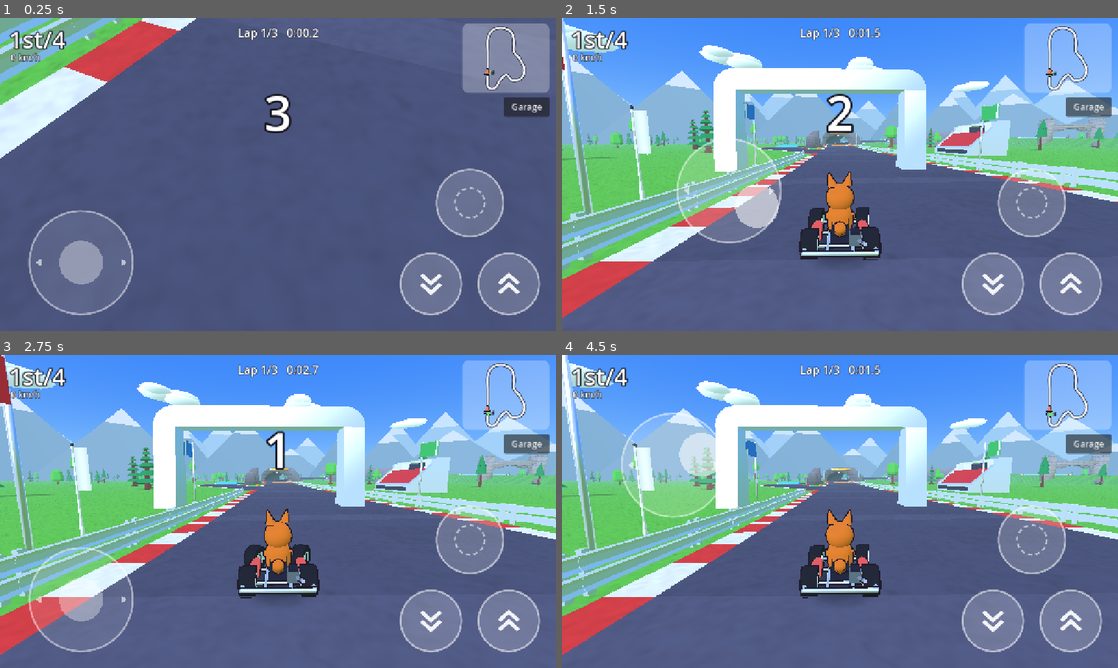
Above: before the commit, frames 1-4 (two rows, left to right).
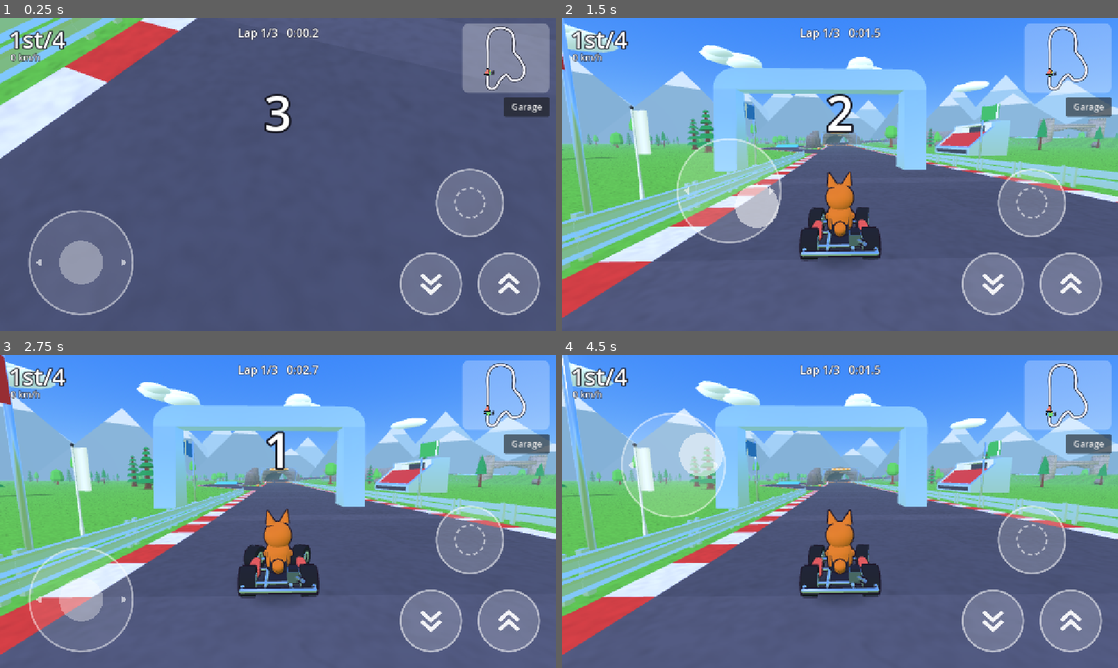
Above: after the commit, the same moments.

Repository: lukechn99/games
Game: Godot game, scene res://scenes/main.tscn
Same seed, same stepped clock (60 frames per second), same inputs: the game is played once before the commit and once after it.
Inputs (mouse positions are in pixels of both pictures, inside the frame that each line leads up to):
- Up to frame 1 (0.25 s): no input
- Up to frame 2 (1.5 s): tap Enter at 0.5 s; move the mouse to (962, 158) at 0.52 s; hold D (steer_right) 0.53-1.25 s; hold W (gas) 0.53-1.25 s; click (962, 158) at 0.67 s; tap Space at 0.77 s; tap E (item) at 0.8 s; drag from (728, 190) to (812, 237) at 1.27 s
- Up to frame 3 (2.75 s): move the mouse to (333, 442) at 2.02 s; hold D (steer_right) from 2.03 s (still down); hold Shift (drift) from 2.03 s (still down); tap E (item) at 2.3 s
- Up to frame 4 (4.5 s): release D (steer_right) at 2.75 s; release Shift (drift) at 2.75 s; drag from (812, 574) to (673, 464) at 2.77 s; move the mouse to (1006, 558) at 3.52 s; hold A (steer_left) 3.53-4.25 s; tap E (item) at 3.6 s; tap Space at 3.77 s; drag from (673, 464) to (756, 433) at 4.27 s

The runs differ from the first frame. In frame 1, 0.5% of the frame differs, in the area x 0-36%, y 0-46%; in frame 2, 12%; in frame 3, 12%; in frame 4, 12%, in the area x 0-100%, y 0-96%.

Commit message:
Racing: graphics quality levels starting on High; pedal layout for tilt
- High: 4x anti-aliasing, glow, surface relief (normal maps generated
  from the detail textures), clear-coat paint, chrome-like metal that
  reflects the sky, warm sun; Medium and Low step these down. The race
  drops a level by itself if it runs under 45 fps; garage toggle too.
- Tunnel lamps light the tunnel; water reflects the sky at low angles.
- Steering by tilt: gas bottom-right, brake bottom-left, item above gas.

Co-Authored-By: Claude Opus 5.5 <noreply@anthropic.com>
Claude-Session: https://claude.ai/code/session_01KfLUHNsrhXFzoqocSTpJTD

Diff:
--- a/racing/scripts/input/controls.gd
+++ b/racing/scripts/input/controls.gd
@@ -13,9 +13,13 @@
 var tilt_full_lock := TILT_FULL_LOCK
 var tilt_trim := 0.0          # degrees, for people who hold their phone slightly tilted
 var shake_level := 1.0        # 1 full, 0.5 gentle, 0 off
-## Real-time sun shadows (design doc 9.4). On for computers; phones start
-## without them and can switch them on. Every kart has a blob shadow anyway.
-var shadows := true
+## Graphics quality (design doc 9.1). Everyone starts on High; if the frame
+## rate drops, the race steps down a level by itself (main.gd).
+enum Quality { LOW, MEDIUM, HIGH }
+var quality := Quality.HIGH
+## Real-time sun shadows, only on High. Off until they look right in the
+## browser renderer (they brightened the scene); ?shadows=on to try them.
+var shadows := false
 
 signal quality_changed
 
@@ -37,18 +41,21 @@
 		var query := str(JavaScriptBridge.eval("location.search", true))
 		if query.contains("shake=off"):
 			shake_level = 0.0
-	shadows = false  # TODO: on for computers once checked on real GPUs
 	if OS.has_feature("web"):
 		var q := str(JavaScriptBridge.eval("location.search", true))
-		if q.contains("shadows=on"):
-			shadows = true
-		elif q.contains("shadows=off"):
-			shadows = false
+		shadows = q.contains("shadows=on")
+		for name in ["low", "medium", "high"]:
+			if q.contains("quality=" + name):
+				quality = ["low", "medium", "high"].find(name) as Quality
 
 
-func set_shadows(on: bool) -> void:
-	shadows = on
+func set_quality(q: Quality) -> void:
+	quality = q
 	quality_changed.emit()
+
+
+func quality_name() -> String:
+	return ["Low", "Medium", "High"][quality]
 
 
 func _add_action(name: String, keys: Array, buttons: Array = [], axis: Array = []) -> void:
--- a/racing/scripts/main.gd
+++ b/racing/scripts/main.gd
@@ -20,6 +20,7 @@
 var _racing := false
 var _finish_order: Array[Kart] = []
 var sun: DirectionalLight3D
+var _env: Environment
 var _fps_time := 0.0          # seconds of racing measured so far
 var _fps_frames := 0
 
@@ -123,7 +124,15 @@
 	env.sky = sky
 	env.ambient_light_source = Environment.AMBIENT_SOURCE_SKY
 	env.ambient_light_energy = 0.45
+	env.reflected_light_source = Environment.REFLECTION_SOURCE_SKY  # metal and water reflect the sky
 	env.tonemap_mode = Environment.TONE_MAPPER_LINEAR
+	# A soft glow around the brightest things: lamps, glints, boost flames.
+	env.glow_intensity = 0.6
+	env.glow_strength = 0.9
+	env.glow_bloom = 0.0
+	env.glow_hdr_threshold = 0.95
+	env.glow_blend_mode = Environment.GLOW_BLEND_MODE_SOFTLIGHT
+	_env = env
 	env.fog_enabled = true
 	env.fog_light_color = Color(0.62, 0.84, 1.0)  # the horizon colour, so distance fades into sky
 	env.fog_density = 0.0009
@@ -134,6 +143,8 @@
 	sun = DirectionalLight3D.new()
 	sun.rotation_degrees = Vector3(-52, -35, 0)
 	sun.light_energy = 0.8
+	sun.light_color = Color(1.0, 0.97, 0.9)   # a touch warm, against the cool sky light
+	sun.light_specular = 1.0
 	# Real shadows only near the camera, so they stay cheap (design doc 9.4).
 	sun.directional_shadow_mode = DirectionalLight3D.SHADOW_ORTHOGONAL
 	sun.directional_shadow_max_distance = 45.0
@@ -146,23 +157,36 @@
 	Controls.quality_changed.connect(_apply_quality)
 
 
+## Graphics levels (design doc 9.1). High: 4x anti-aliasing, glow, surface
+## relief, clear-coat paint (and sun shadows with ?shadows=on). Medium: 2x
+## anti-aliasing, glow and relief. Low: none of those, and the 3D view drawn
+## at 75% resolution.
 func _apply_quality() -> void:
-	sun.shadow_enabled = Controls.shadows
+	var q := Controls.quality
+	var vp := get_viewport()
+	vp.msaa_3d = [Viewport.MSAA_DISABLED, Viewport.MSAA_2X, Viewport.MSAA_4X][q]
+	vp.scaling_3d_scale = 0.75 if q == Controls.Quality.LOW else 1.0
+	_env.glow_enabled = q >= Controls.Quality.MEDIUM
+	sun.shadow_enabled = Controls.shadows and q == Controls.Quality.HIGH
+	Palette.apply_quality(q >= Controls.Quality.MEDIUM)
 	_fps_time = 0.0
 	_fps_frames = 0
 
 
-## If a phone can't keep up with shadows, turn them off once, early in the
-## race, and say so. Players can turn them back on in the garage.
+## Start on the best graphics and step down if the device can't keep up:
+## each 6 seconds of racing below 45 frames a second drops one level.
 func _watch_frame_rate(delta: float) -> void:
-	if not Controls.shadows or _fps_time > 8.0:
+	if Controls.quality == Controls.Quality.LOW:
 		return
 	_fps_time += delta
 	_fps_frames += 1
-	if _fps_time > 8.0 and _fps_frames / _fps_time < 40.0:
-		Controls.set_shadows(false)
-		_fps_time = 99.0
-		hud.flash("Shadows off for smoother play", 2.0)
+	if _fps_time >= 6.0:
+		var fps := _fps_frames / _fps_time
+		_fps_time = 0.0
+		_fps_frames = 0
+		if fps < 45.0:
+			Controls.set_quality((Controls.quality - 1) as Controls.Quality)
+			hud.flash("Graphics: %s, for smoother play" % Controls.quality_name(), 2.0)
 
 
 static var _blob: StandardMaterial3D
--- a/racing/scripts/track/palette.gd
+++ b/racing/scripts/track/palette.gd
@@ -47,6 +47,28 @@
 const TEX_DIR := "res://assets/textures/"
 
 static var _cache := {}
+static var _detailed: Array[StandardMaterial3D] = []   # materials with normal maps
+static var _shiny: Array[StandardMaterial3D] = []      # paint and metal
+
+
+## Turn surface relief (normal maps) and clear-coat shine on or off for
+## every material, when the graphics quality changes.
+static func apply_quality(high: bool) -> void:
+	for m in _detailed:
+		m.normal_enabled = high
+	for m in _shiny:
+		m.clearcoat_enabled = high and m.get_meta("paint", false)
+
+
+## Give a textured material the matching normal map (assets/textures/*_n.png).
+static func add_relief(m: StandardMaterial3D, tex: String, strength := 1.0) -> void:
+	var path := TEX_DIR + tex + "_n.png"
+	if not ResourceLoader.exists(path):
+		return
+	m.normal_texture = load(path)
+	m.normal_scale = strength
+	m.normal_enabled = Controls.quality >= Controls.Quality.MEDIUM
+	_detailed.append(m)
 
 
 ## A flat cartoon-shaded material. `vertex_colors` uses per-vertex colours
@@ -72,22 +94,31 @@
 			m.uv1_world_triplanar = true
 			m.uv1_scale = Vector3.ONE / tile_m
 			m.uv1_triplanar_sharpness = 4.0
+		add_relief(m, tex)
 	match finish:
 		Finish.METAL:
-			m.metallic = 0.45
+			# Chrome-like: mostly reflects the sky, with a sharp sun highlight.
+			m.metallic = 0.85
 			m.metallic_specular = 1.0
-			m.roughness = 0.22
-			m.specular_mode = BaseMaterial3D.SPECULAR_TOON
+			m.roughness = 0.18
+			m.specular_mode = BaseMaterial3D.SPECULAR_SCHLICK_GGX
 			m.rim_enabled = true
-			m.rim = 0.35
-			m.rim_tint = 0.2
+			m.rim = 0.3
+			m.rim_tint = 0.3
+			_shiny.append(m)
 		Finish.PAINT:
+			# Glossy paint with a clear coat that catches the sun.
 			m.metallic_specular = 0.6
-			m.roughness = 0.38
-			m.specular_mode = BaseMaterial3D.SPECULAR_TOON
+			m.roughness = 0.35
+			m.specular_mode = BaseMaterial3D.SPECULAR_SCHLICK_GGX
 			m.rim_enabled = true
 			m.rim = 0.2
 			m.rim_tint = 0.6
+			m.clearcoat = 0.6
+			m.clearcoat_roughness = 0.15
+			m.set_meta("paint", true)
+			m.clearcoat_enabled = Controls.quality == Controls.Quality.HIGH
+			_shiny.append(m)
 		_:
 			m.roughness = 1.0
 			m.specular_mode = BaseMaterial3D.SPECULAR_DISABLED
--- a/racing/scripts/track/set_pieces.gd
+++ b/racing/scripts/track/set_pieces.gd
@@ -308,12 +308,24 @@
 	while d < d1 - 2.0:
 		var f := t.road_frame(d)
 		_box(lamps, Transform3D(f.basis, f.origin + f.basis.y * (ri * 0.78 - 0.25)), Vector3(1.6, 0.18, 0.5), Color(1.0, 0.86, 0.55))
+		# Every other lamp really lights the tunnel (and karts driving through).
+		if int((d - d0) / 7.0) % 2 == 0:
+			var light := OmniLight3D.new()
+			light.light_color = Color(1.0, 0.8, 0.5)
+			light.light_energy = 1.6
+			light.omni_range = 11.0
+			light.omni_attenuation = 1.2
+			light.position = f.origin + f.basis.y * (ri * 0.78 - 1.0)
+			t.add_child(light)
 		d += 7.0
 	_commit(t, inner_st, _stone_mat(), true, "rock")
 	_commit(t, outer_st, _rock_mat())
 	var glow := StandardMaterial3D.new()
 	glow.vertex_color_use_as_albedo = true
 	glow.shading_mode = BaseMaterial3D.SHADING_MODE_UNSHADED
+	glow.emission_enabled = true
+	glow.emission = Color(1.0, 0.8, 0.45)
+	glow.emission_energy_multiplier = 1.5
 	_commit(t, lamps, glow)
 	# It's darker inside.
 	var mid := (d0 + d1) * 0.5
--- a/racing/scripts/track/track.gd
+++ b/racing/scripts/track/track.gd
@@ -177,6 +177,7 @@
 			m.uv1_triplanar_sharpness = 4.0
 		else:
 			m.uv1_scale = Vector3(uv, uv, 1.0)
+		Palette.add_relief(m, tex, 0.8)
 	return m
 
 
--- a/racing/scripts/ui/hud.gd
+++ b/racing/scripts/ui/hud.gd
@@ -158,6 +158,9 @@
 		Controls.auto_gas = not Controls.auto_gas
 		gas.text = "Auto gas: " + ("on" if Controls.auto_gas else "off")
 		touch._layout())
+	var gfx := _button(row2, "Graphics: " + Controls.quality_name())
+	gfx.pressed.connect(func(): Controls.set_quality(((Controls.quality + 2) % 3) as Controls.Quality))
+	Controls.quality_changed.connect(func(): gfx.text = "Graphics: " + Controls.quality_name())
 	var restart := _button(row2, "Restart race")
 	restart.pressed.connect(func():
 		_garage.visible = false
--- a/racing/scripts/ui/touch_controls.gd
+++ b/racing/scripts/ui/touch_controls.gd
@@ -5,6 +5,7 @@
 ##   wherever your thumb lands in the left part of the screen.
 ## - Right: two equal buttons, brake and gas, with icons instead of words.
 ## - Above them: the ability button, showing the held item's icon.
+## - Steering by tilt: gas bottom-right, brake bottom-left, item above gas.
 ## Handles several fingers at once and writes into Controls.touch.
 
 var buttons := {}            # "brake" | "gas" | "item" -> Rect2
@@ -32,9 +33,15 @@
 	var bottom := s.y - pad - _u
 	buttons.clear()
 	buttons["gas"] = Rect2(s.x - pad - _u, bottom, _u, _u)
-	buttons["brake"] = Rect2(s.x - pad * 2.0 - _u * 2.0, bottom, _u, _u)
-	var mid: float = ((buttons["gas"] as Rect2).get_center().x + (buttons["brake"] as Rect2).get_center().x) * 0.5
-	buttons["item"] = Rect2(mid - _u * 0.55, bottom - pad - _u * 1.1, _u * 1.1, _u * 1.1)
+	if _stick_enabled():
+		buttons["brake"] = Rect2(s.x - pad * 2.0 - _u * 2.0, bottom, _u, _u)
+		var mid: float = ((buttons["gas"] as Rect2).get_center().x + (buttons["brake"] as Rect2).get_center().x) * 0.5
+		buttons["item"] = Rect2(mid - _u * 0.55, bottom - pad - _u * 1.1, _u * 1.1, _u * 1.1)
+	else:
+		# Steering by tilt: no joystick, so it's like pedals. Gas in the
+		# bottom-right corner, brake in the bottom-left, the item above gas.
+		buttons["brake"] = Rect2(pad, bottom, _u, _u)
+		buttons["item"] = Rect2(s.x - pad - _u * 1.05, bottom - pad - _u * 1.1, _u * 1.1, _u * 1.1)
 	_stick_radius = _u * 0.85
 	_stick_home = Vector2(pad + _stick_radius + _u * 0.2, s.y - pad - _stick_radius)
 	if _stick_finger < 0:
--- a/racing/shaders/water.gdshader
+++ b/racing/shaders/water.gdshader
@@ -1,10 +1,11 @@
-// Lake water (design doc 9.4): slow waves, deep and shallow blues, and a
-// few sun glints that come and go.
+// Lake water (design doc 9.4): slow waves, deep and shallow blues, the sky
+// reflected more at low angles (fresnel), and sun glints that come and go.
 shader_type spatial;
-render_mode diffuse_toon, specular_toon;
+render_mode diffuse_toon, specular_schlick_ggx;
 
-uniform vec3 deep : source_color = vec3(0.1, 0.36, 0.66);
-uniform vec3 shallow : source_color = vec3(0.22, 0.56, 0.82);
+uniform vec3 deep : source_color = vec3(0.08, 0.32, 0.6);
+uniform vec3 shallow : source_color = vec3(0.2, 0.52, 0.8);
+uniform vec3 sky : source_color = vec3(0.62, 0.84, 1.0);
 
 varying vec3 world;
 
@@ -20,10 +21,16 @@
 
 void fragment() {
 	float w = wave(world.xz, TIME) + 0.5 * wave(world.zx * 1.9 + 3.0, TIME * 1.3);
-	ALBEDO = mix(deep, shallow, smoothstep(-1.0, 1.3, w));
-	// Glints only where two wave patterns crest together, so they're sparse.
+	vec3 col = mix(deep, shallow, smoothstep(-1.0, 1.3, w));
+	// Tilt the surface normal with the waves so highlights move.
+	vec3 n = normalize(vec3(cos(world.x * 0.55 + TIME * 1.3) * 0.12, 1.0, sin(world.z * 0.47 - TIME) * 0.12));
+	NORMAL = normalize((VIEW_MATRIX * vec4(n, 0.0)).xyz);
+	float fresnel = pow(1.0 - clamp(dot(NORMAL, VIEW), 0.0, 1.0), 4.0);
+	col = mix(col, sky, fresnel * 0.7);
 	float g = wave(world.xz * 2.3 + 11.0, TIME * 1.7) * wave(world.zx * 3.1 - 7.0, TIME * 2.1);
-	ALBEDO += vec3(smoothstep(0.82, 0.95, g)) * 0.5;
-	ROUGHNESS = 0.2;
-	SPECULAR = 0.6;
+	col += vec3(smoothstep(0.82, 0.95, g)) * 0.5;
+	ALBEDO = col;
+	ROUGHNESS = 0.08;
+	SPECULAR = 0.9;
+	METALLIC = 0.0;
 }
Binary file added: racing/assets/textures/asphalt_n.png
Binary file added: racing/assets/textures/dirt_n.png
Binary file added: racing/assets/textures/grass_n.png
Binary file added: racing/assets/textures/ice_n.png
Binary file added: racing/assets/textures/rock_n.png
Binary file added: racing/assets/textures/stone_n.png
Binary file added: racing/assets/textures/wood_n.png
